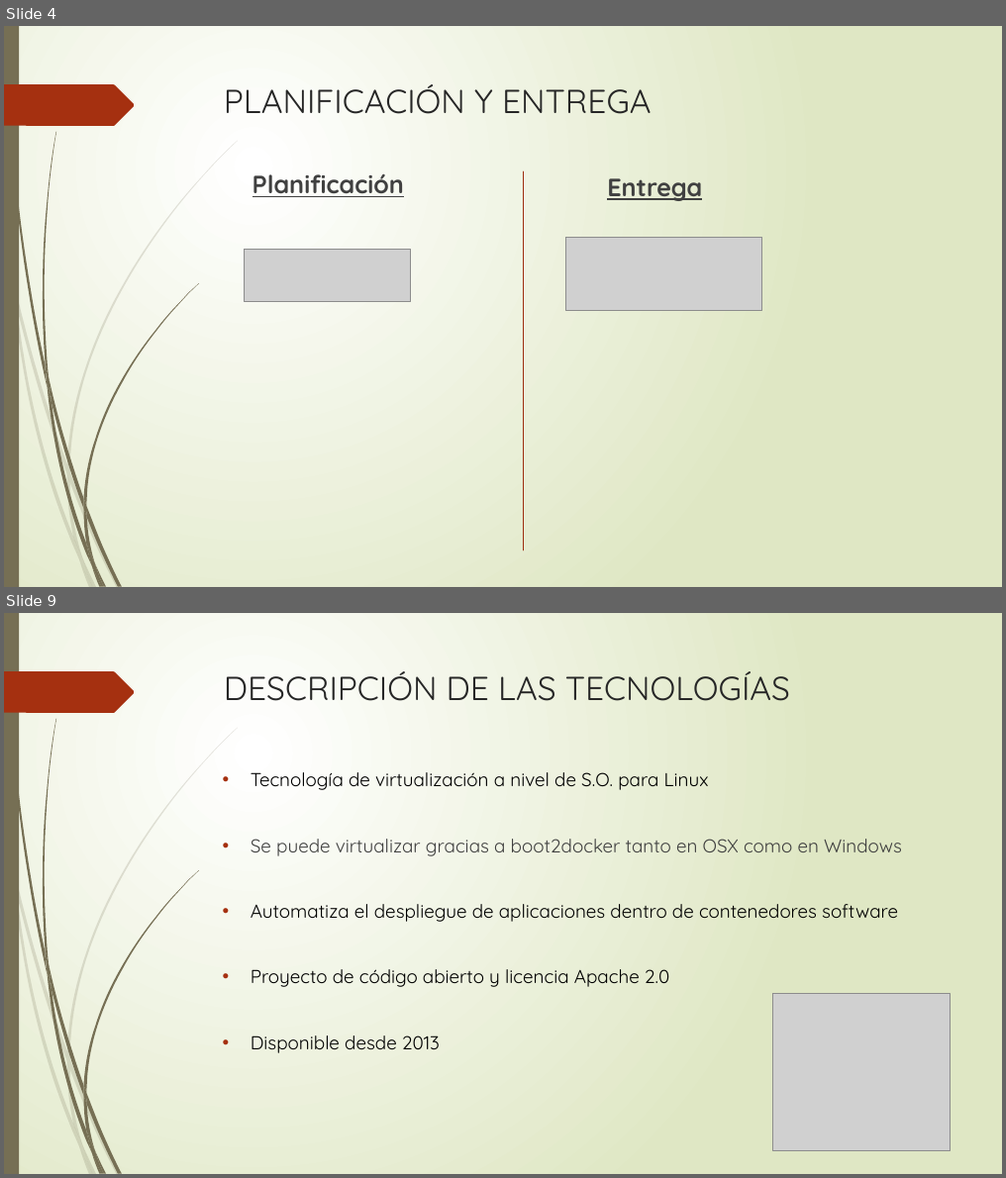
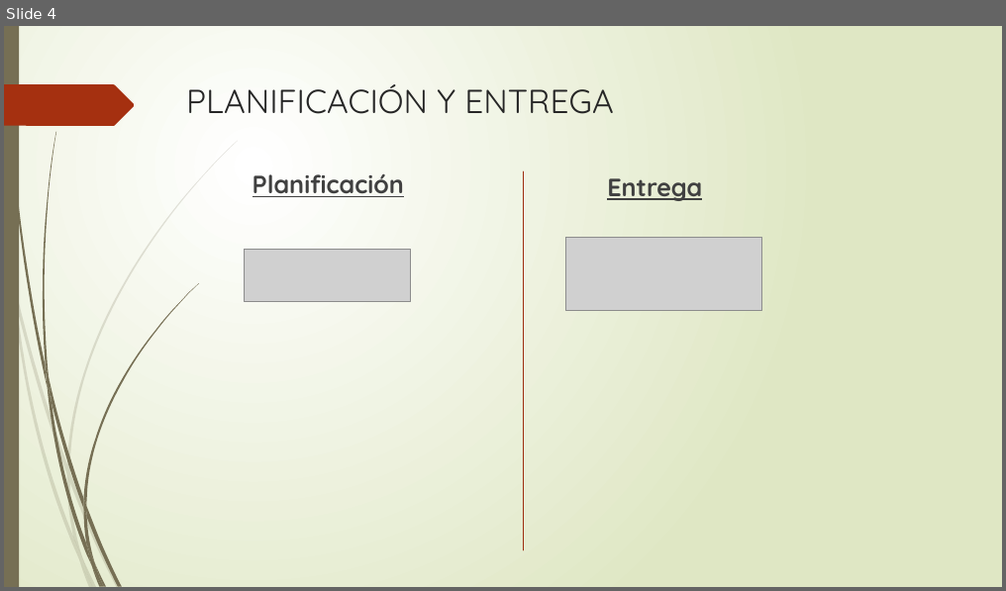
Before and after one commit to DiegoUAH/TG3, a slide deck: TG3_final.pptx. Shown one above the other, each under a label of ours: slides 4 and 9 before the commit, slide 4 after it; the slides between them are not shown. The pictures are 1006x1178 and 1006x591 pixels, drawn with LibreOffice and Linux fonts; fonts in the diff are those of the drawing; grey boxes stand for pictures. Boxes give left, top, right and bottom in pixels: in the first picture for what was removed or moved away, otherwise in the second. Text is boxed around its words. In the diff, an @@ line names an element or a change of style, - is before the commit and + after.

```diff
--- a/TG3_final.pptx
+++ b/TG3_final.pptx
@@ slide 9 removed at (x1=4, y1=613, x2=1002, y2=1174), background gradient #FFFFFF to #DFE8C4; not listed: 24 template elements that a slide beside it also shows @@
@@ title removed at (x1=224, y1=671, x2=790, y2=701) @@
-DESCRIPCIÓN DE LAS TECNOLOGÍAS
@@ text removed at (x1=251, y1=772, x2=902, y2=1054) @@
-• Tecnología de virtualización a nivel de S.O. para Linux
-• Se puede virtualizar gracias a boot2docker tanto en OSX como en Windows
-• Automatiza el despliegue de aplicaciones dentro de contenedores software
-• Proyecto de código abierto y licencia Apache 2.0
-• Disponible desde 2013
@@ picture removed at (x1=773, y1=993, x2=950, y2=1152) @@
@@ slide 4 changed as well @@
@@ title "PLANIFICACIÓN Y ENTREGA" moved from (x1=224, y1=84, x2=651, y2=114) to (x1=186, y1=84, x2=614, y2=114) @@
```
Also in this commit, not shown: 5 other slides changed, 18 slides added, 29 other slides removed.
